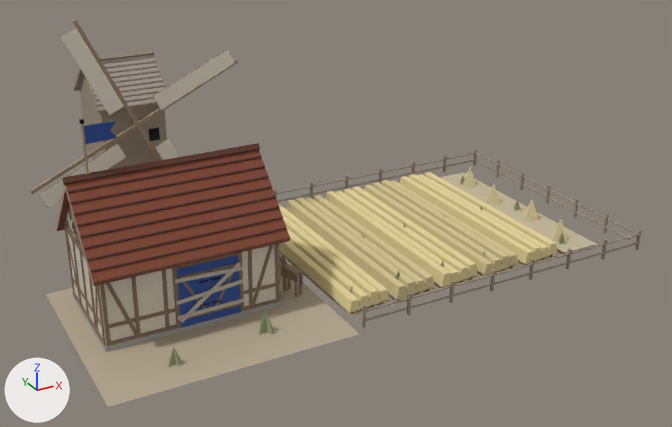
The glTF model game/assets/modelle/umland/bauernhof.glb: old version first, new version second.
One viewpoint serves both versions: a 50 mm lens placed at (-19.1, -37.6, 19.3), pointed at (0.2, -2.5, 1.7). The lights are fixed; the arrows at lower left show +X, +Y and +Z. The first picture is the older version. Vertices at exactly the same position are counted once.

The older version as bpy lines, for what is in view:
```python
me_fahne = bpy.data.meshes.new('Fahne')
me_fahne.from_pydata(...)  # 26 vertices, 34 faces; spans x -11.47..-10.11, y -4.07..-3.93, z 6.05..8.57
# faces by material slot: [10, 14, 10]
me_fahne.materials.append(mat_eisen)
me_fahne.materials.append(mat_hausfarbe)
me_fahne.materials.append(mat_farben)
me_haus = bpy.data.meshes.new('Haus')
me_haus.from_pydata(...)  # 1853 vertices, 2146 faces; spans x -13.0..12.7, y -10.0..9.3, z -0.1..11.0
# faces by material slot: [6, 44, 68, 12, 6, 16, 32, 1962]
me_haus.materials.append(mat_glas)
me_haus.materials.append(mat_dachziegel)
me_haus.materials.append(mat_ziegelkante)
me_haus.materials.append(mat_firstziegel)
me_haus.materials.append(mat_fenster)
me_haus.materials.append(mat_hausfarbe)
me_haus.materials.append(mat_eisen)
me_haus.materials.append(mat_farben)
me_leerstand = bpy.data.meshes.new('Leerstand')
me_leerstand.from_pydata(...)  # 217 vertices, 164 faces; spans x -12.1..10.7, y -8.8..1.1, z 0.0..4.5
me_leerstand.materials.append(mat_farben)
ob_fahne = bpy.data.objects.new('Fahne', me_fahne)
ob_fahne.location = (0.0, 0.0, 0.0)
ob_haus = bpy.data.objects.new('Haus', me_haus)
ob_haus.location = (0.0, 0.0, 0.0)
ob_leerstand = bpy.data.objects.new('Leerstand', me_leerstand)
ob_leerstand.location = (0.0, 0.0, 0.0)
# also in view: 'Arbeit' at (-0.5, -3.1, 5.3)
```
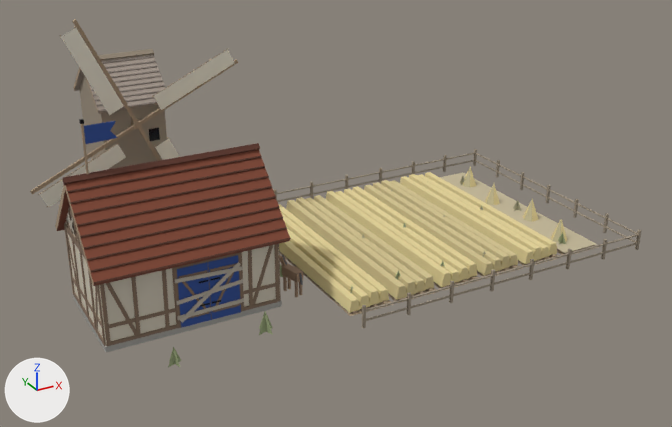
Where the change shows, as pixel boxes (x1, y1, x2, y2) in the pictures (672 x 427 px):
'Haus', reshaped (14% shorter): before (30, 19, 641, 407); after (30, 19, 641, 352)
part 1 of me_haus, deleted (beige): before (46, 262, 360, 407)

What the commit changed:
me_haus is used by ob_haus; location (0.0, 0.0, 0.0).
me_haus had 1853 vertices, 2146 faces and spanned x -13.0..12.7, y -10.0..9.3, z -0.1..11.0.
me_haus now has 1849 vertices, 2144 faces and spans x -12.5..12.7, y -9.7..9.3, z -0.1..11.0.
me_haus part 1: the loose piece of 4 vertices spanning x -13.0..-2.8, y -10.0..-0.6, z 0.0 is deleted.
